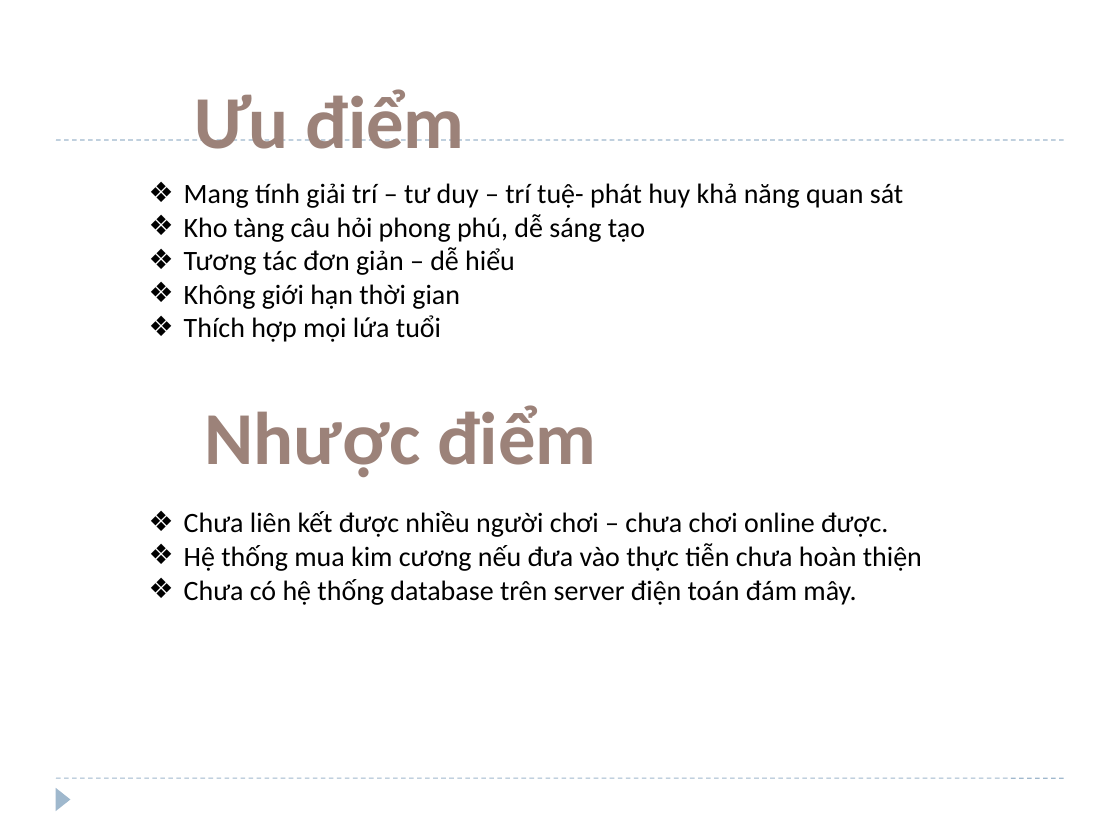
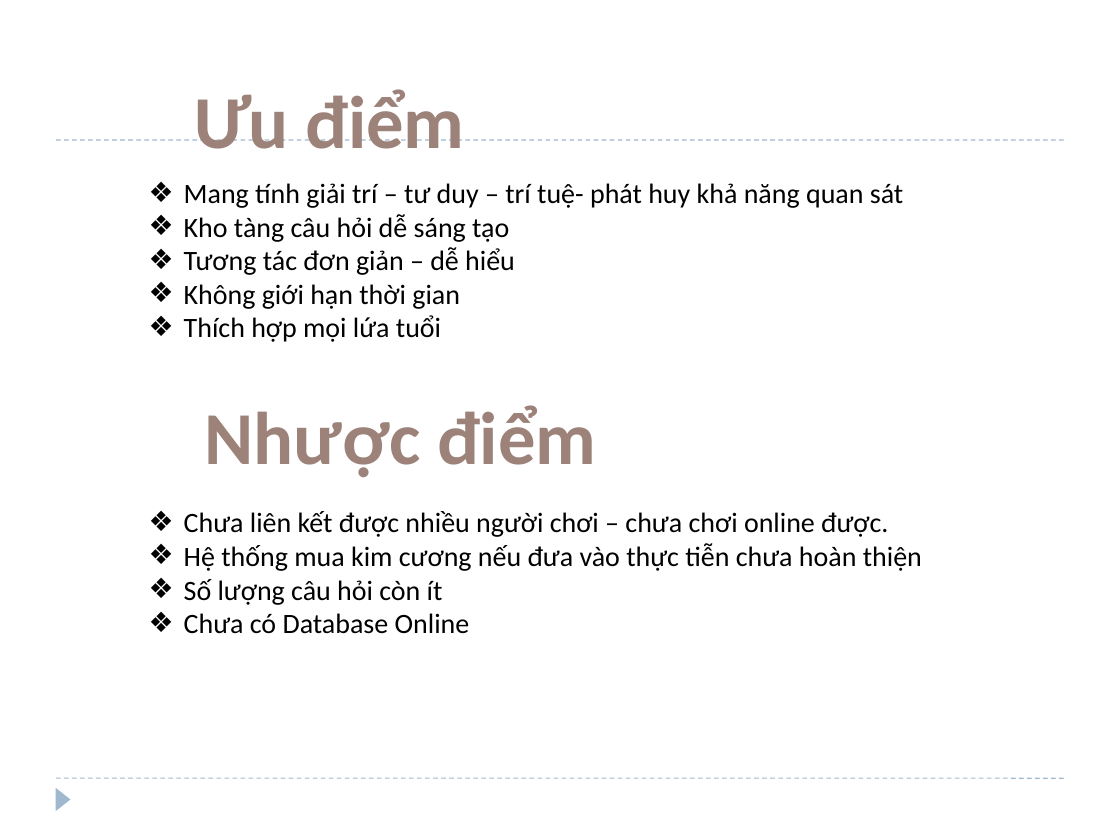
Before and after one commit to loibuubuu/JAVA-GameDHBC-Project, a slide deck: slide 6 of Documents/PresentationGameDHBC.pptx. Drawn at 1120x840 pixels with LibreOffice and Linux fonts; fonts in the diff are those of the drawing; background and template pictures are left out. Boxes give left, top, right and bottom in pixels: in the first picture for what was removed or moved away, otherwise in the second. Text is boxed around its words. In the diff, an @@ line names an element or a change of style, - is before the commit and + after.

```diff
--- a/Documents/PresentationGameDHBC.pptx
+++ b/Documents/PresentationGameDHBC.pptx
@@ text at bbox=[184, 214, 509, 242]: text changed @@
-❖ Kho tàng câu hỏi phong phú, dễ sáng tạo
+❖ Kho tàng câu hỏi dễ sáng tạo
@@ text at bbox=[184, 579, 470, 634]: text changed @@
-❖ Chưa có hệ thống database trên server điện toán đám mây.
+❖ Số lượng câu hỏi còn ít
+❖ Chưa có Database Online
```
Also in this commit, not shown: 2 other slides changed.
